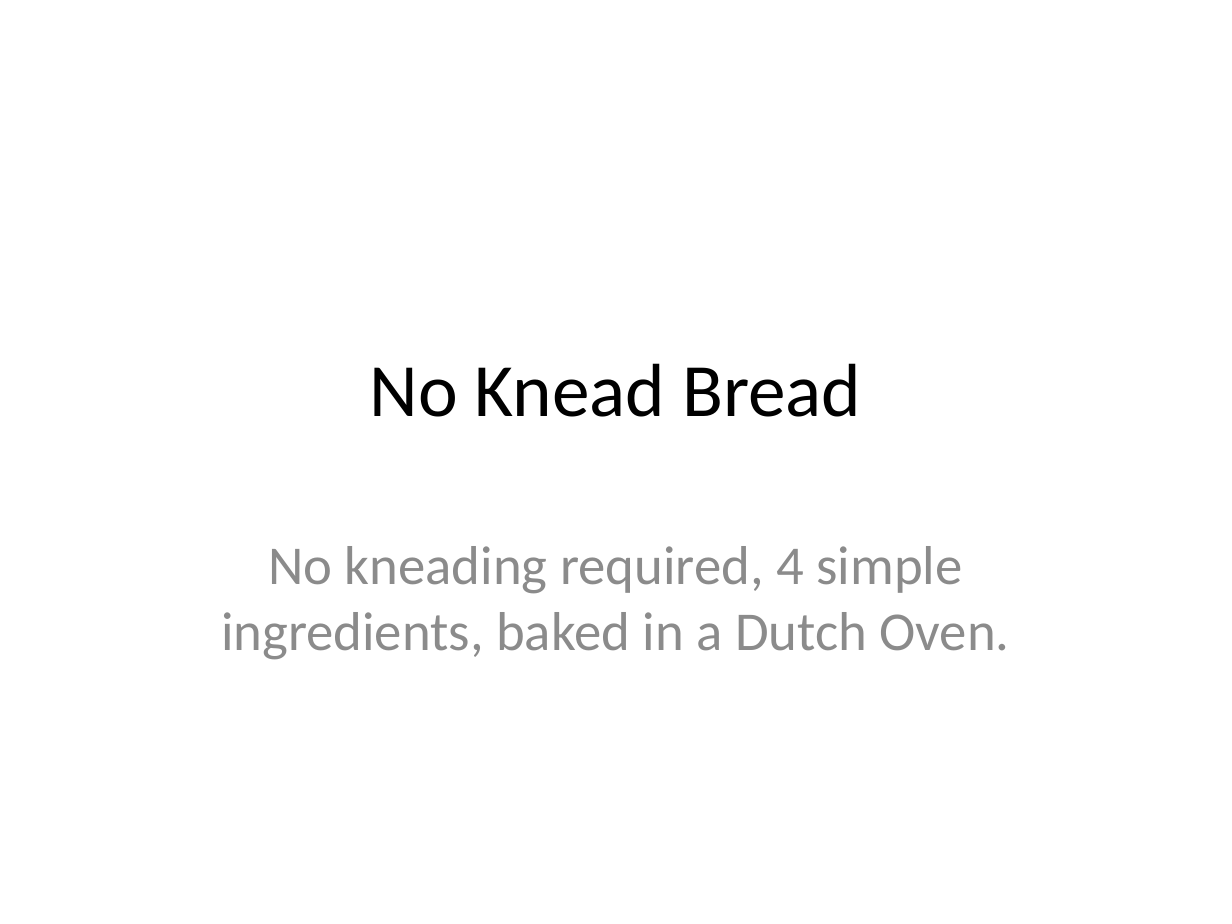
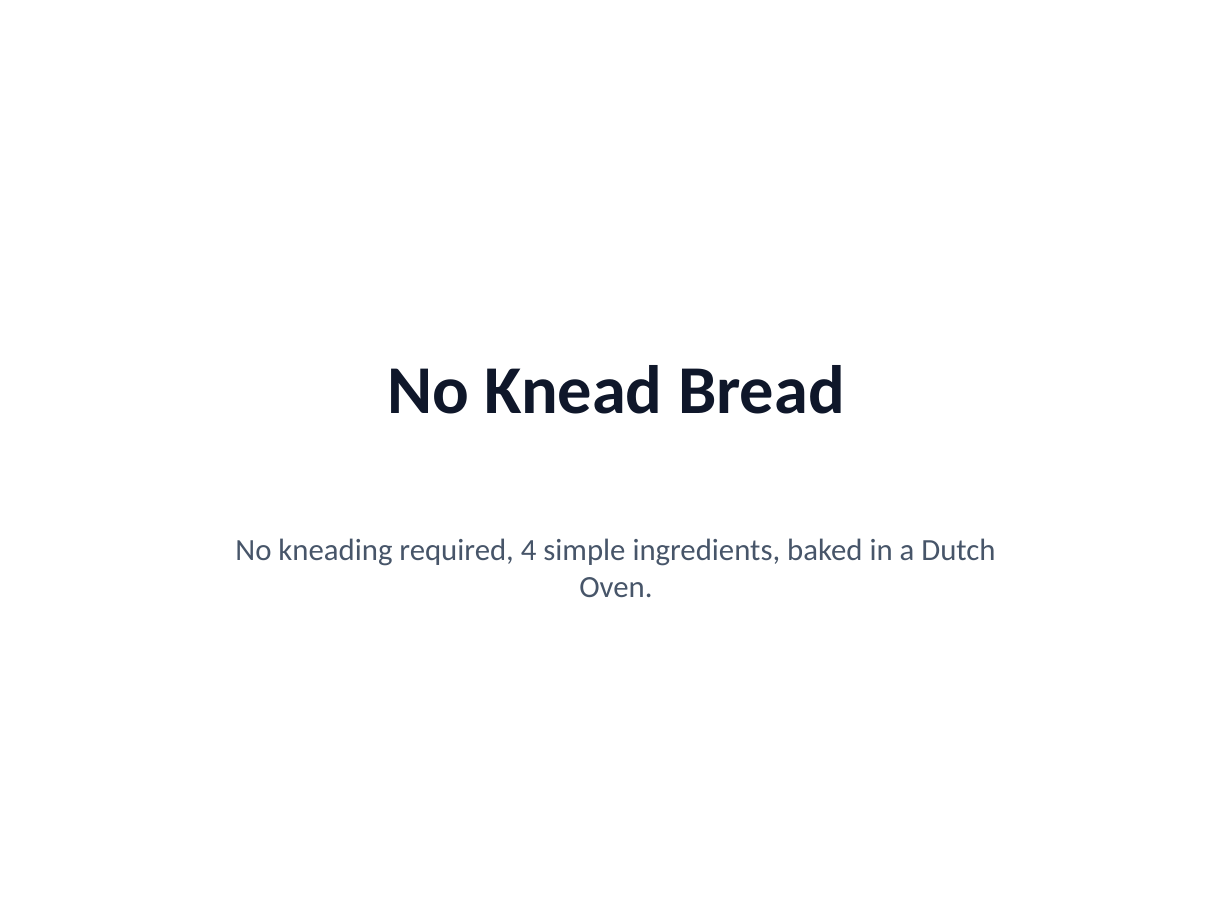
Before and after one commit to ThirstyHead/pptx-a11y, a slide deck: slide 1 of examples/No Knead Bread.pptx. Drawn at 1232x924 pixels with LibreOffice and Linux fonts; fonts in the diff are those of the drawing. Boxes give left, top, right and bottom in pixels: in the first picture for what was removed or moved away, otherwise in the second. Text is boxed around its words. In the diff, an @@ line names an element or a change of style, - is before the commit and + after.

```diff
--- a/examples/No Knead Bread.pptx
+++ b/examples/No Knead Bread.pptx
@@ title "No Knead Bread" at box(387, 365, 845, 414): size 44 to 40 pt, text colour #000000 to #0F172A, bold on @@
@@ subtitle "No kneading required, 4 simple ..." at box(235, 538, 995, 597): size 32 to 18 pt, text colour #8C8C8C to #475569; less space between paragraphs @@
```
Also in this commit, not shown: 4 other slides changed, 2 other files.
